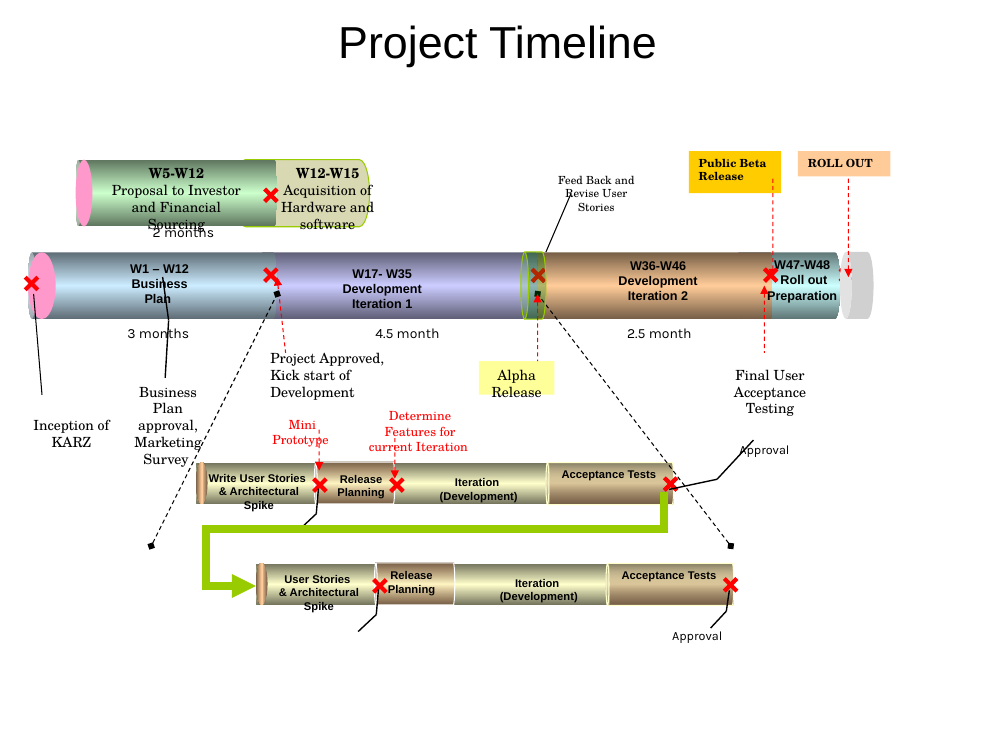
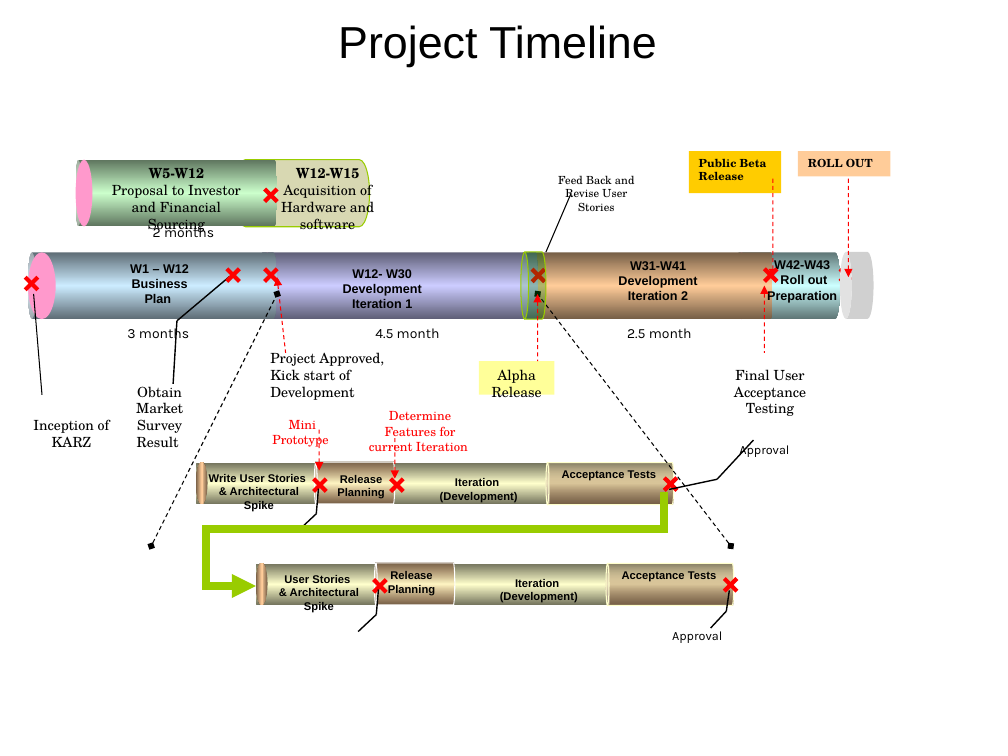
Before and after one commit to sergavster/karz, a slide deck: slide 2 of project-2-technical-plan/Project Karz Timeline.ppt. Drawn at 1008x756 pixels with LibreOffice and Linux fonts; fonts in the diff are those of the drawing; grey boxes stand for pictures. Boxes give left, top, right and bottom in pixels: in the first picture for what was removed or moved away, otherwise in the second. Text is boxed around its words. In the diff, an @@ line names an element or a change of style, - is before the commit and + after.

```diff
--- a/project-2-technical-plan/Project Karz Timeline.ppt
+++ b/project-2-technical-plan/Project Karz Timeline.ppt
@@ line added from (227, 269) to (240, 281), #FF0000 3 pt @@
@@ line added from (227, 281) to (240, 269), #FF0000 3 pt @@
@@ text at bbox=[352, 269, 412, 281]: text changed @@
-W17- W35
+W12- W30
@@ text at bbox=[630, 261, 686, 273]: text changed @@
-W36-W46
+W31-W41
@@ text at bbox=[774, 260, 830, 272]: text changed @@
-W47-W48
+W42-W43
@@ line moved from (168, 321) - (162, 277) to (177, 321) - (230, 276) @@
@@ line moved from (165, 378) - (168, 321) to (173, 384) - (177, 321) @@
@@ text at bbox=[136, 383, 183, 448]: text changed @@
-Business Plan approval, Marketing Survey
+Obtain Market Survey Result
```
Also in this commit, not shown: 1 other file.
